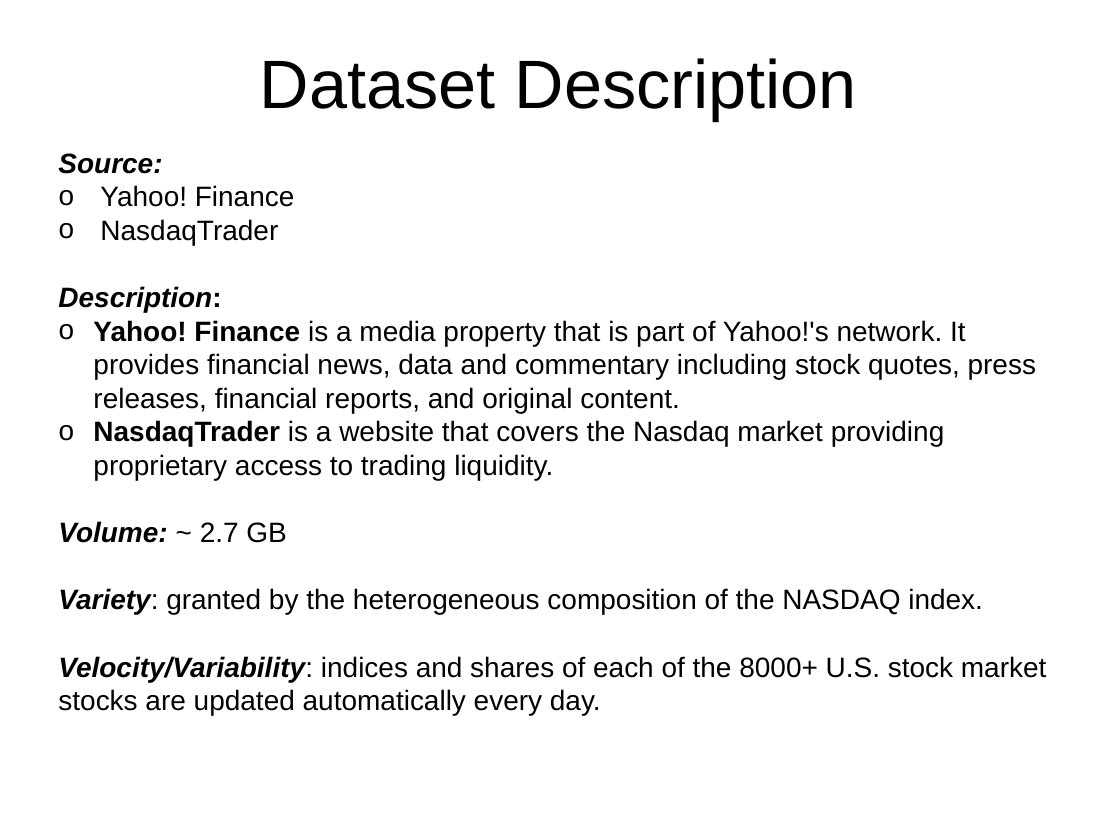
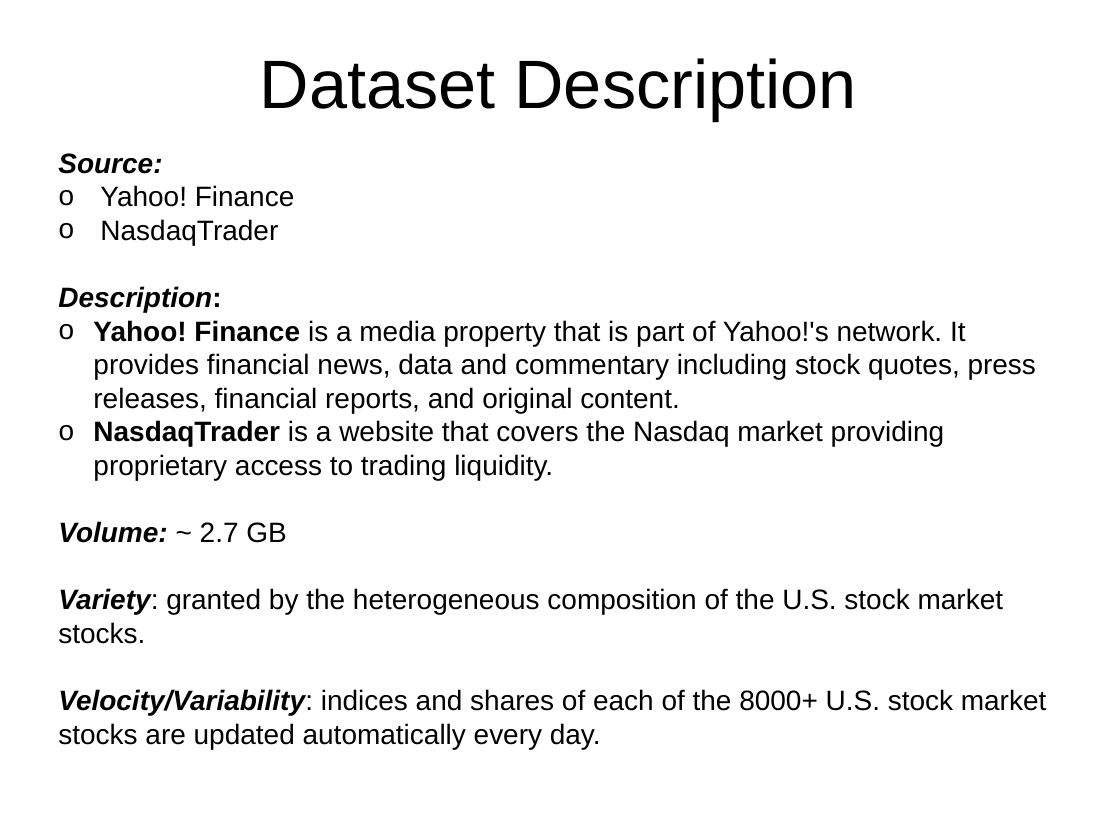
Before and after one commit to rambodrahmani/stocksim, a slide deck: slide 4 of documentation/stocksim_preliminary_presentation.pptx. Drawn at 1120x840 pixels with LibreOffice and Linux fonts; fonts in the diff are those of the drawing; background and template pictures are left out. Boxes give left, top, right and bottom in pixels: in the first picture for what was removed or moved away, otherwise in the second. Text is boxed around its words. In the diff, an @@ line names an element or a change of style, - is before the commit and + after.

Commit message:
Fix presentation content.

```diff
--- a/documentation/stocksim_preliminary_presentation.pptx
+++ b/documentation/stocksim_preliminary_presentation.pptx
@@ text at <box>58,588,1004,644</box>: text changed @@
-Variety: granted by the heterogeneous composition of the NASDAQ index.
+Variety: granted by the heterogeneous composition of the U.S. stock market stocks.
```
Also in this commit, not shown: 1 other file.
